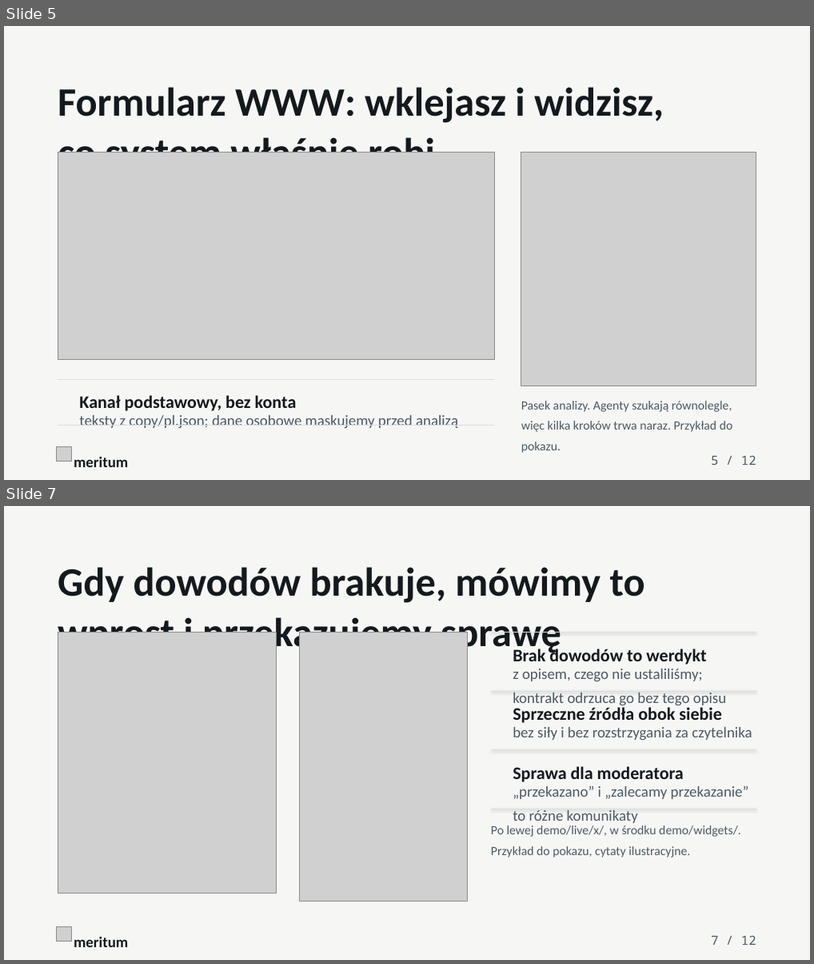
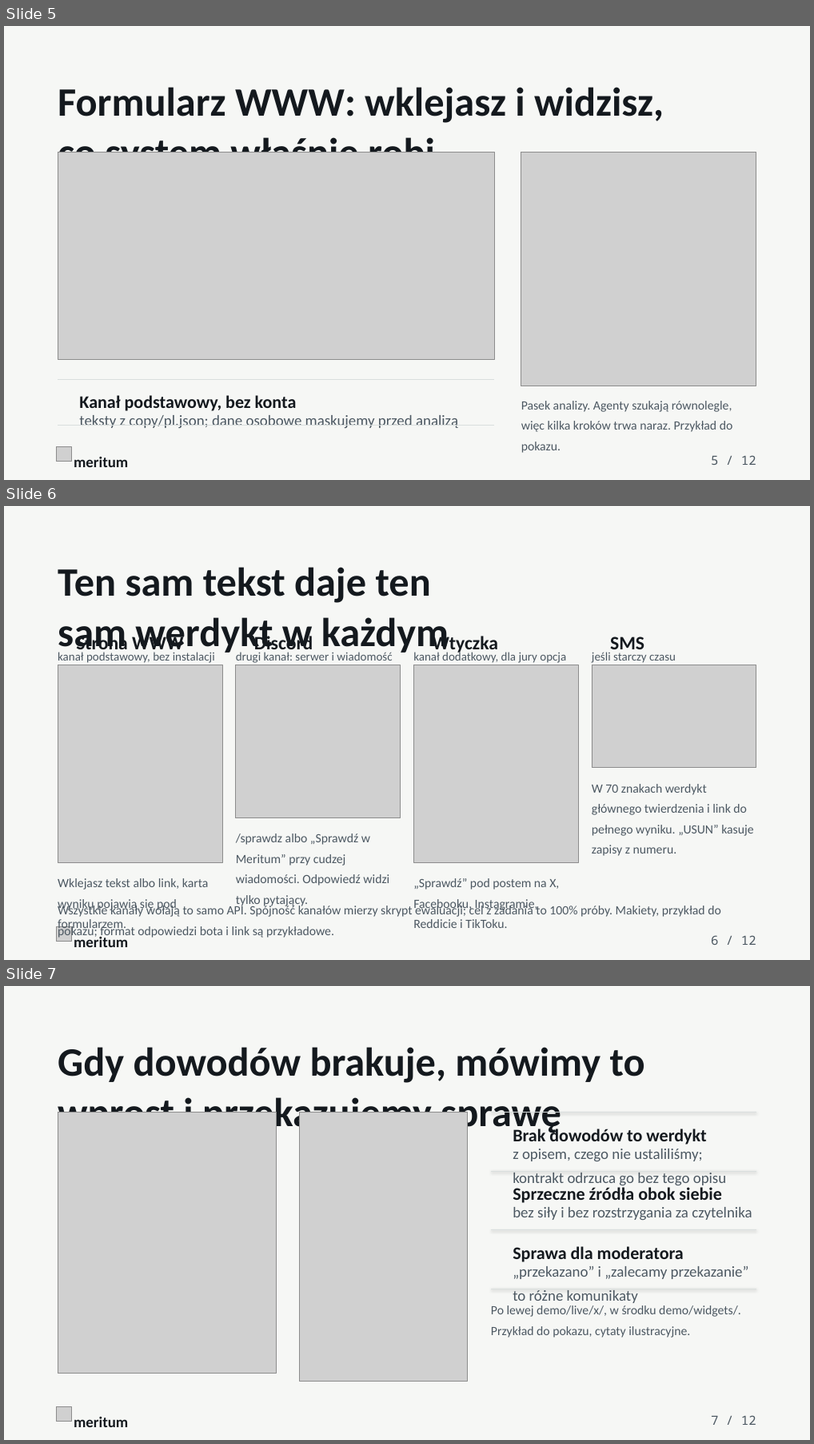
Before and after one commit to Meritum-HackNation2026/meritum-design-system, a slide deck: presentation/meritum-template.pptx. Shown one above the other, each under a label of ours: slides 5 and 7 before the commit, slides 5, 6 and 7 after it; the slides between them are not shown. The pictures are 814x964 and 814x1444 pixels, drawn with LibreOffice and Linux fonts; fonts in the diff are those of the drawing; grey boxes stand for pictures; background and template pictures are left out. Boxes give left, top, right and bottom in pixels: in the first picture for what was removed or moved away, otherwise in the second. Text is boxed around its words. In the diff, an @@ line names an element or a change of style, - is before the commit and + after.

Commit message:
Slajd 6 pokazuje wszystkie kanały: stronę, Discorda, wtyczkę i SMS
Ten sam tekst o płaskiej Ziemi daje ten sam werdykt w czterech kolumnach: formularz na telefonie z kartą wyniku, bot na Discordzie po /sprawdz (odpowiedź prywatna, jak w backendzie), wtyczka pod postem i SMS z werdyktem i linkiem według copy/pl.json. Każdy kanał ma swój status: podstawowy, drugi, dodatkowy, SMS „jeśli starczy czasu”. Makiety Discorda i SMS-a są w shots/web.html i mają dopisek, że format odpowiedzi bota i link są przykładowe, bo bot zwraca dziś jeszcze komunikat startowy. Na slajdzie 9 doszedł kafelek SMS.

```diff
--- a/presentation/meritum-template.pptx
+++ b/presentation/meritum-template.pptx
@@ slide 6 added at <box>4,506,810,960</box>, background #F6F7F5 @@
@@ text added at <box>58,567,449,706</box>, 48 pt, text #14191E, bold @@
+Ten sam tekst daje ten sam werdykt w każdym kanale
@@ text added at <box>76,633,183,655</box>, 22.5 pt, text #14191E, bold @@
+Strona WWW
@@ text added at <box>254,633,313,655</box>, 22.5 pt, text #14191E, bold @@
+Discord
@@ text added at <box>433,633,499,655</box>, 22.5 pt, text #14191E, bold @@
+Wtyczka
@@ text added at <box>610,636,645,655</box>, 22.5 pt, text #14191E, bold @@
+SMS
@@ text added at <box>58,652,215,663</box>, 14.2 pt, text #4C5862 @@
+kanał podstawowy, bez instalacji
@@ picture added at <box>58,664,222,862</box> @@
@@ text added at <box>236,652,392,663</box>, 14.2 pt, text #4C5862 @@
+drugi kanał: serwer i wiadomość prywatna
@@ picture added at <box>236,664,400,817</box> @@
@@ text added at <box>414,650,566,663</box>, 14.2 pt, text #4C5862 @@
+kanał dodatkowy, dla jury opcja
@@ picture added at <box>414,664,578,862</box> @@
@@ text added at <box>592,652,676,663</box>, 14.2 pt, text #4C5862 @@
+jeśli starczy czasu
@@ picture added at <box>592,664,757,768</box> @@
@@ text added at <box>592,784,754,856</box>, 15 pt, text #4C5862 @@
+W 70 znakach werdykt głównego twierdzenia i link do pełnego wyniku. „USUN” kasuje zapisy z numeru.
@@ text added at <box>236,833,390,907</box>, 15 pt, text #4C5862 @@
+/sprawdz albo „Sprawdź w Meritum” przy cudzej wiadomości. Odpowiedź widzi tylko pytający.
@@ text added at <box>58,878,209,932</box>, 15 pt, text #4C5862 @@
+Wklejasz tekst albo link, karta wyniku pojawia się pod formularzem.
@@ text added at <box>414,878,559,928</box>, 15 pt, text #4C5862 @@
+„Sprawdź” pod postem na X, Facebooku, Instagramie, Reddicie i TikToku.
@@ text added at <box>58,904,722,938</box>, 15 pt, text #4C5862 @@
+Wszystkie kanały wołają to samo API. Spójność kanałów mierzy skrypt ewaluacji; cel z zadania to 100% próby. Makiety, przykład do pokazu; format odpowiedzi bota i link są przykładowe.
@@ picture added at <box>56,926,71,941</box> @@
@@ text added at <box>74,935,128,947</box>, 18 pt, text #14191E, bold @@
+meritum
@@ text added at <box>711,935,757,944</box>, 15 pt, text #4C5862 @@
+6 / 12
```
Also in this commit, not shown: 1 slide changed, 1 slide removed, 8 other files.
